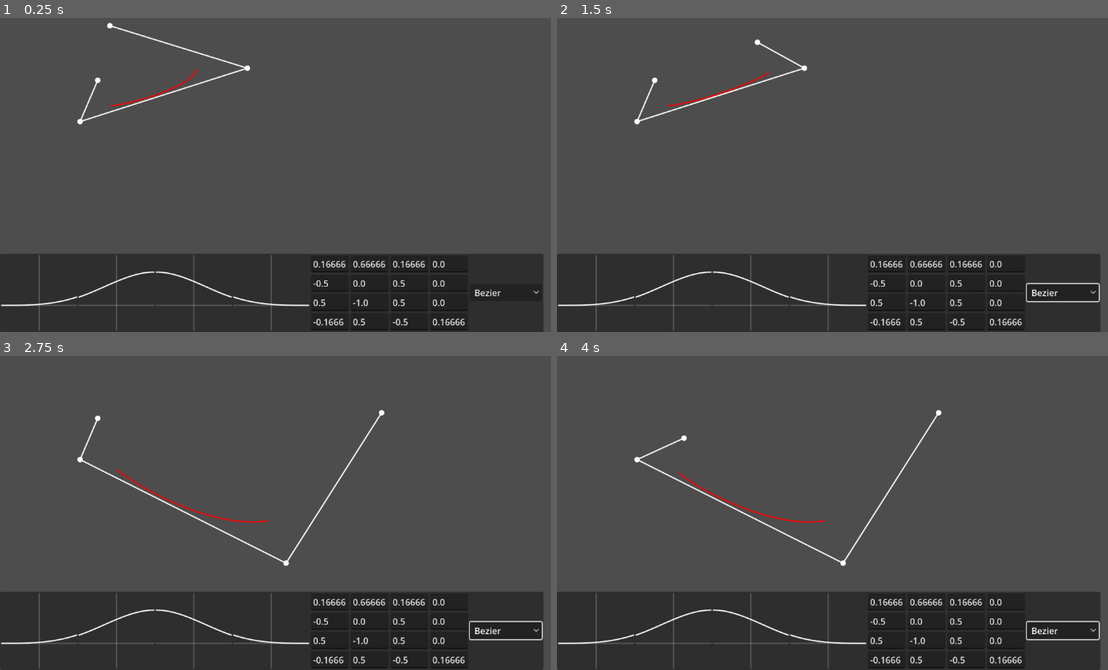
Above: before the commit, frames 1-4 (two rows, left to right).
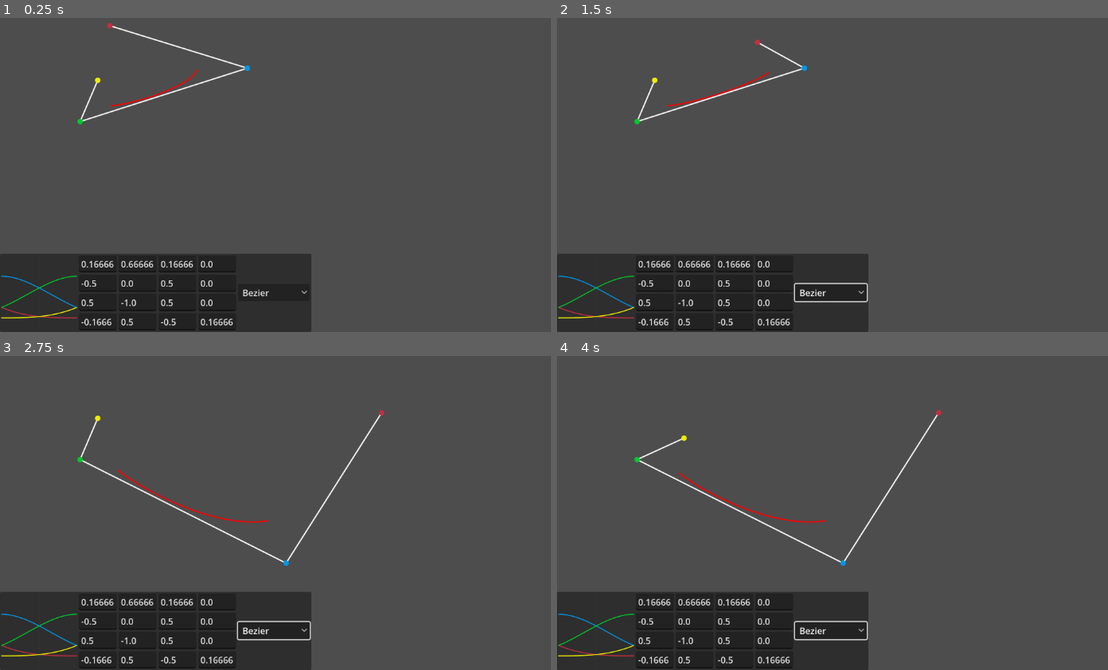
Above: after the commit, the same moments.

Repository: sockeye-d/spline-editor
Game: Godot game, scene res://node.tscn
Same seed, same stepped clock (60 frames per second), same inputs: the game is played once before the commit and once after it.
Inputs (mouse positions are in pixels of both pictures, inside the frame that each line leads up to):
- Up to frame 1 (0.25 s): no input
- Up to frame 2 (1.5 s): click "Bezier" at 0.5 s; tap Enter at 1.25 s; drag from (667, 24) to (937, 74) at 1.27 s
- Up to frame 3 (2.75 s): tap Space at 2 s; drag from (247, 406) to (286, 563) at 2.02 s
- Up to frame 4 (4 s): tap Enter at 2.75 s; move the mouse to (639, 459) at 2.77 s; hold Right (ui_right) 2.78-3.5 s; click (639, 459) at 2.92 s; tap Space at 3.5 s; drag from (656, 418) to (683, 437) at 3.52 s

The runs differ from the first frame. In frame 1, 12% of the frame differs, in the area x 0-99%, y 1-100%; in frame 2, 12%, in the area x 0-99%, y 6-100%; in frame 3, 12%; in frame 4, 12%.

Commit message:
Added spline interpolating and defaults and stuff

Diff:
--- a/drag_container.gd
+++ b/drag_container.gd
@@ -1,5 +1,5 @@
 @tool
-class_name DragContainer extends Container
+class_name DragContainer extends SimpleContainer
 
 
 signal dragged
@@ -28,27 +28,5 @@
 			dragged.emit()
 
 
-func _notification(what: int) -> void:
-	if what == NOTIFICATION_SORT_CHILDREN:
-		var r := get_rect()
-		for _child in get_children():
-			if _child is not Control:
-				continue
-			var child := _child as Control
-
-			fit_child_in_rect(child, Rect2(Vector2.ZERO, size))
-
-
-func _get_minimum_size() -> Vector2:
-	var minsize := Vector2.ZERO
-	for _child in get_children():
-		if _child is not Control:
-			continue
-		var child := _child as Control
-
-		minsize = minsize.max(child.get_combined_minimum_size())
-	return minsize
-
-
 func get_center_position() -> Vector2:
 	return position + size * 0.5
--- a/graph.gd
+++ b/graph.gd
@@ -38,9 +38,10 @@
 
 
 func _draw() -> void:
-	var center := Vector2(0.5 * size.x, remap(0.0, min_y, max_y, size.y, 0.0))
-	draw_line(Vector2(0.0, center.y), Vector2(size.x, center.y), center_color, center_thickness, true)
-	draw_line(Vector2(center.x, 0.0), Vector2(center.x, size.y), center_color, center_thickness, true)
+	if draw_center:
+		var center := Vector2(0.5 * size.x, remap(0.0, min_y, max_y, size.y, 0.0))
+		draw_line(Vector2(0.0, center.y), Vector2(size.x, center.y), center_color, center_thickness, true)
+		draw_line(Vector2(center.x, 0.0), Vector2(center.x, size.y), center_color, center_thickness, true)
 	var points_scaled: PackedVector2Array
 	points_scaled.resize(points.size())
 	for i in points.size():
--- a/matrix.gd
+++ b/matrix.gd
@@ -1,29 +1,8 @@
 @tool
-class_name Matrix extends Resource
-
-
-@export_range(1, 4, 1, "or_greater") var width: int:
-	set(value):
-		if value < 1:
-			value = 1
-		width = value
-		resize(width, height)
-		notify_property_list_changed()
-@export_range(1, 4, 1, "or_greater") var height: int:
-	set(value):
-		if value < 1:
-			value = 1
-		height = value
-		resize(width, height)
-		notify_property_list_changed()
-
-
-@export var data: Array[PackedFloat64Array]:
-	set(value):
-		data = value
-		if not is_balanced():
-			balance()
-			notify_property_list_changed()
+class_name Matrix
+
+
+var data: Array[PackedFloat64Array]
 
 
 func getxy(x: int, y: int) -> float:
@@ -40,7 +19,6 @@
 
 func setxy(x: int, y: int, value: float) -> void:
 	data[y][x] = value
-	emit_changed()
 
 
 func seti(i: int, value: float) -> void:
@@ -49,7 +27,6 @@
 
 func setv(v: Vector2i, value: float) -> void:
 	setxy(v.x, v.y, value)
-	emit_changed()
 
 
 func transposed() -> Matrix:
@@ -120,7 +97,6 @@
 	for y in get_height():
 		for x in get_width():
 			setxy(x, y, fn.call(x, y))
-	emit_changed()
 
 
 func get_row(row: int) -> PackedFloat64Array:
@@ -146,11 +122,10 @@
 	for row in data:
 		row.resize(new_width)
 
-	emit_changed()
 
 
 func resized(new_width: int, new_height: int) -> Matrix:
-	var m := duplicate()
+	var m := Matrix.new()
 	m.resize(new_width, new_height)
 
 	return m
@@ -171,14 +146,41 @@
 	return true
 
 
+func get_array() -> PackedFloat64Array:
+	var arr: PackedFloat64Array
+	arr.resize(get_width() * get_height())
+	for i in arr.size():
+		arr[i] = geti(i)
+	return arr
+
+
+func lerp_weights(to_matrix: Matrix, weight: float) -> Matrix:
+	assert(get_size() == to_matrix.get_size())
+	return Matrix.from_fn(
+		get_width(),
+		get_height(),
+		func(x: int, y: int) -> float:
+			return lerpf(getxy(x, y), to_matrix.getxy(x, y), weight)
+	)
+
+
+func lerp_weights_multi(to_matrix: Matrix, weight: Matrix) -> Matrix:
+	assert(get_size() == to_matrix.get_size() and get_size() == weight.get_size())
+	return Matrix.from_fn(
+		get_width(),
+		get_height(),
+		func(x: int, y: int) -> float:
+			return lerpf(getxy(x, y), to_matrix.getxy(x, y), weight.getxy(x, y))
+	)
+
+
 static func from_sizev(size: Vector2i) -> Matrix:
 	return Matrix.from_size(size.x, size.y)
 
 
 static func from_size(width: int, height: int) -> Matrix:
 	var m := Matrix.new()
-	m.width = width
-	m.height = height
+	m.resize(width, height)
 
 	return m
 
@@ -189,3 +191,19 @@
 		assert(row.size() == data[0].size(), "All rows must be the same size")
 	m.data = data
 	return m
+
+
+static func from_array(array: PackedFloat64Array, width: int) -> Matrix:
+	# maybe not necessary since unfilled cells can remain 0.0
+	assert(array.size() % width == 0, "Array size must be multiple of width")
+
+	var m := Matrix.from_size(width, array.size() / width)
+	for i in array.size():
+		m.seti(i, array[i])
+	return m
+
+
+static func from_fn(width: int, height: int, fn: Callable) -> Matrix:
+	var m := Matrix.from_size(width, height)
+	m.set_all(fn)
+	return m
--- a/matrix_edit.gd
+++ b/matrix_edit.gd
@@ -5,47 +5,59 @@
 signal matrix_changed
 
 
+@export var matrix_width: int:
+	set(value):
+		matrix_width = value
+		_regenerate_edits()
+@export var matrix_height: int:
+	set(value):
+		matrix_height = value
+		_regenerate_edits()
+@export var editable: bool = true:
+	set(value):
+		editable = value
+		for edit in edits:
+			edit.editable = editable
+
+
 var edits: Array[MatrixLineEdit]
 
 
-## please don't modify 🥺
-var matrix: Matrix
+var _data: PackedFloat64Array
 
 
 func _ready() -> void:
-	matrix = Matrix.new()
-	matrix.width = 4
-	matrix.height = 4
-	matrix.data = \
-	#[
-		#[ 1,  0,  0,  0],
-		#[-3,  3,  0,  0],
-		#[ 3, -6,  3,  0],
-		#[-1,  3, -3,  1],
-	#]
+	var matrix := Matrix.from_data(
+	##[
+		##[ 1,  0,  0,  0],
+		##[-3,  3,  0,  0],
+		##[ 3, -6,  3,  0],
+		##[-1,  3, -3,  1],
+	##]
 	[
 		[ 1 / 6.0,  4 / 6.0,  1 / 6.0,  0 / 6.0],
 		[-3 / 6.0,  0 / 6.0,  3 / 6.0,  0 / 6.0],
 		[ 3 / 6.0, -6 / 6.0,  3 / 6.0,  0 / 6.0],
 		[-1 / 6.0,  3 / 6.0, -3 / 6.0,  1 / 6.0],
-	]
-	matrix.changed.connect(_on_matrix_changed)
+	])
 
-	_regenerate_edits()
+	set_matrix(matrix)
+	#matrix_changed.emit()
 
 
 func _regenerate_edits() -> void:
-	columns = matrix.width
+	var length := matrix_width * matrix_height
+	columns = matrix_width
 	for edit in edits:
+		remove_child(edit)
 		edit.queue_free()
-	edits.resize(matrix.width * matrix.height)
-	for i in matrix.width * matrix.height:
+	edits.resize(length)
+	_data.resize(length)
+	for i in length:
 		edits[i] = MatrixLineEdit.new()
 		edits[i].gui_input.connect(_on_child_edit_gui_input.bind(edits[i]))
 		edits[i].changed.connect(func(new_value: float):
-			matrix.set_block_signals(true)
-			matrix.seti(i, new_value)
-			matrix.set_block_signals(false)
+			_data[i] = new_value
 			matrix_changed.emit()
 		)
 		add_child(edits[i])
@@ -54,7 +66,7 @@
 
 func _update_edits() -> void:
 	for i in edits.size():
-		edits[i].text = str(matrix.geti(i))
+		edits[i].text = str(_data[i])
 
 
 func _on_child_edit_gui_input(event: InputEvent, child: MatrixLineEdit) -> void:
@@ -81,8 +93,18 @@
 	edits[child_i].edit.call_deferred()
 
 
-func _on_matrix_changed() -> void:
-	if matrix.get_width() != columns or matrix.get_height() != get_child_count() / columns:
-		_regenerate_edits()
+func set_matrix(new_matrix: Matrix) -> void:
+	_data = new_matrix.get_array()
+
+	if new_matrix.get_width() != matrix_width or new_matrix.get_height() != matrix_height:
+		# these will regenerate the edits
+		matrix_width = new_matrix.get_width()
+		matrix_height = new_matrix.get_height()
 	else:
 		_update_edits()
+
+	matrix_changed.emit()
+
+
+func get_matrix() -> Matrix:
+	return Matrix.from_array(_data, matrix_width)
--- a/matrix_line_edit.gd
+++ b/matrix_line_edit.gd
@@ -5,6 +5,7 @@
 
 
 func _init() -> void:
+	expand_to_text_length = false
 	text_submitted.connect(_on_text_submitted)
 
 
--- a/node.gd
+++ b/node.gd
@@ -1,4 +1,37 @@
 extends Control
+
+
+var spline_matrices: Array[Matrix] = [
+	# bezier
+	Matrix.from_data([
+		[ 1,  0,  0,  0],
+		[-3,  3,  0,  0],
+		[ 3, -6,  3,  0],
+		[-1,  3, -3,  1],
+	]),
+	# hermite
+	Matrix.from_data([
+		[ 1,  0,  0,  0],
+		[ 0,  1,  0,  0],
+		[-3, -2,  3, -1],
+		[ 2,  1, -2,  1],
+	]),
+	# catmull-rom
+	Matrix.from_data([
+		[ 0,  2,  0,  0],
+		[-1,  0,  1,  0],
+		[ 2, -5,  4, -1],
+		[-1,  3, -3,  1],
+	]).fmul(0.5),
+	# b-spline
+	Matrix.from_data([
+		[ 1,  4,  1,  0],
+		[-3,  0,  3,  0],
+		[ 3, -6,  3,  0],
+		[-1,  3, -3,  1],
+	]).fmul(1.0 / 6.0),
+
+]
 
 
 @onready var matrix_edit: MatrixEdit = %MatrixEdit
@@ -11,12 +44,15 @@
 
 
 var drags: Array[DragContainer]
+var matrix: Matrix
 
 
 func _ready() -> void:
 	drags.assign(get_children().filter(func(e): return e is DragContainer))
 	for drag in drags:
 		drag.dragged.connect(queue_redraw)
+	matrix_edit.matrix_changed.connect(func(): matrix = matrix_edit.get_matrix())
+	matrix = matrix_edit.get_matrix()
 
 
 func _draw() -> void:
@@ -54,12 +90,12 @@
 		])
 
 
-		var coeff := t_matrix.matmul(matrix_edit.matrix)
+		var coeff := t_matrix.matmul(matrix)
 		var x := coeff.matmul(point_matrix_x).value()
 		var y := coeff.matmul(point_matrix_y).value()
 
 		for j in graphs.size():
-			graphs[-1-j].points[i] = coeff.getxy(j, 0)
+			graphs[j].points[i] = coeff.getxy(j, 0)
 
 		points[i] = Vector2(x, y)
 
@@ -80,3 +116,33 @@
 
 func _on_matrix_edit_matrix_changed() -> void:
 	queue_redraw()
+
+
+func _on_option_button_item_selected(index: int) -> void:
+	var current_matrix := matrix_edit.get_matrix()
+	var new_matrix := spline_matrices[index]
+	var lerp_matrix := current_matrix
+	#var t := create_tween()
+	var update_matrix := func(): matrix_edit.set_matrix(lerp_matrix)
+	#t.tween_callback(func(): matrix_edit.editable = false)
+	#t.tween_method(
+		#func(t: float) -> void:
+			#var lerp_mat := current_matrix.lerp_weights(new_matrix, t)
+			#matrix_edit.set_matrix(lerp_mat),
+		#0.0,
+		#1.0,
+		#1.0
+	#).set_ease(Tween.EASE_OUT).set_trans(Tween.TRANS_BOUNCE)
+	#t.tween_callback(func(): matrix_edit.editable = true)
+	#matrix_edit.set_matrix(spline_matrices[index].duplicated())
+	for x in current_matrix.get_width():
+		for y in current_matrix.get_height():
+			var t := create_tween()
+			t.tween_method(
+				func(t: float) -> void:
+					lerp_matrix.setxy(x, y, t)
+					update_matrix.call_deferred(),
+				current_matrix.getxy(x, y),
+				new_matrix.getxy(x, y),
+				0.5
+			).set_ease(Tween.EASE_OUT).set_trans(Tween.TRANS_QUART)
--- a/node.tscn
+++ b/node.tscn
@@ -1,8 +1,9 @@
-[gd_scene load_steps=7 format=3 uid="uid://vkd4ofrjc7o"]
+[gd_scene load_steps=8 format=3 uid="uid://vkd4ofrjc7o"]
 
 [ext_resource type="Script" uid="uid://0blrnwy5d3mj" path="res://node.gd" id="1_sy5k4"]
 [ext_resource type="Script" uid="uid://07k4agyxrdys" path="res://drag_container.gd" id="2_j2q8x"]
 [ext_resource type="Script" uid="uid://jy43b70j4idf" path="res://matrix_edit.gd" id="3_112p8"]
+[ext_resource type="Script" uid="uid://d7tv33lxbt8l" path="res://simple_container.gd" id="3_bss38"]
 [ext_resource type="Script" uid="uid://bxss5a6vy6401" path="res://graph.gd" id="4_e2u21"]
 
 [sub_resource type="Gradient" id="Gradient_j2q8x"]
@@ -35,6 +36,7 @@
 script = ExtResource("2_j2q8x")
 
 [node name="Icon" type="TextureRect" parent="DragContainer"]
+modulate = Color(0.761828, 0.187479, 0.254442, 1)
 layout_mode = 2
 texture = SubResource("GradientTexture2D_112p8")
 
@@ -48,6 +50,7 @@
 script = ExtResource("2_j2q8x")
 
 [node name="Icon" type="TextureRect" parent="DragContainer2"]
+modulate = Color(0, 0.590801, 0.910669, 1)
 layout_mode = 2
 texture = SubResource("GradientTexture2D_112p8")
 
@@ -61,6 +64,7 @@
 script = ExtResource("2_j2q8x")
 
 [node name="Icon" type="TextureRect" parent="DragContainer3"]
+modulate = Color(3.65794e-06, 0.78651, 0.167808, 1)
 layout_mode = 2
 texture = SubResource("GradientTexture2D_112p8")
 
@@ -74,6 +78,7 @@
 script = ExtResource("2_j2q8x")
 
 [node name="Icon" type="TextureRect" parent="DragContainer4"]
+modulate = Color(0.936645, 0.933469, 0, 1)
 layout_mode = 2
 texture = SubResource("GradientTexture2D_112p8")
 
@@ -87,35 +92,63 @@
 [node name="HBoxContainer" type="HBoxContainer" parent="PanelContainer"]
 layout_mode = 2
 
-[node name="Graph0" type="Control" parent="PanelContainer/HBoxContainer"]
+[node name="SimpleContainer" type="Container" parent="PanelContainer/HBoxContainer"]
+layout_mode = 2
+script = ExtResource("3_bss38")
+metadata/_custom_type_script = ExtResource("3_bss38")
+
+[node name="Graph0" type="Control" parent="PanelContainer/HBoxContainer/SimpleContainer"]
 unique_name_in_owner = true
 layout_mode = 2
 size_flags_horizontal = 4
 script = ExtResource("4_e2u21")
+min_y = -0.2
+draw_center = true
+graph_color = Color(0.761828, 0.187479, 0.254442, 1)
+center_color = Color(1, 1, 1, 0.027451)
+graph_thickness = 0.75
+center_thickness = 0.5
 
-[node name="Graph1" type="Control" parent="PanelContainer/HBoxContainer"]
+[node name="Graph1" type="Control" parent="PanelContainer/HBoxContainer/SimpleContainer"]
 unique_name_in_owner = true
 layout_mode = 2
 size_flags_horizontal = 4
 script = ExtResource("4_e2u21")
+min_y = -0.2
+graph_color = Color(0, 0.590801, 0.910669, 1)
+center_color = Color(1, 1, 1, 0.027451)
+graph_thickness = 0.75
+center_thickness = 0.5
 
-[node name="Graph2" type="Control" parent="PanelContainer/HBoxContainer"]
+[node name="Graph2" type="Control" parent="PanelContainer/HBoxContainer/SimpleContainer"]
 unique_name_in_owner = true
 layout_mode = 2
 size_flags_horizontal = 4
 script = ExtResource("4_e2u21")
+min_y = -0.2
+graph_color = Color(3.65794e-06, 0.78651, 0.167808, 1)
+center_color = Color(1, 1, 1, 0.027451)
+graph_thickness = 0.75
+center_thickness = 0.5
 
-[node name="Graph3" type="Control" parent="PanelContainer/HBoxContainer"]
+[node name="Graph3" type="Control" parent="PanelContainer/HBoxContainer/SimpleContainer"]
 unique_name_in_owner = true
 layout_mode = 2
 size_flags_horizontal = 4
 script = ExtResource("4_e2u21")
+min_y = -0.2
+graph_color = Color(0.936645, 0.933469, 0, 1)
+center_color = Color(1, 1, 1, 0.027451)
+graph_thickness = 0.75
+center_thickness = 0.5
 
 [node name="MatrixEdit" type="GridContainer" parent="PanelContainer/HBoxContainer"]
 unique_name_in_owner = true
 layout_mode = 2
 columns = 4
 script = ExtResource("3_112p8")
+matrix_width = 4
+matrix_height = 4
 
 [node name="OptionButton" type="OptionButton" parent="PanelContainer/HBoxContainer"]
 layout_mode = 2
@@ -133,3 +166,4 @@
 popup/item_3/id = 3
 
 [connection signal="matrix_changed" from="PanelContainer/HBoxContainer/MatrixEdit" to="." method="_on_matrix_edit_matrix_changed"]
+[connection signal="item_selected" from="PanelContainer/HBoxContainer/OptionButton" to="." method="_on_option_button_item_selected"]
--- a/project.godot
+++ b/project.godot
@@ -21,3 +21,8 @@
 [gui]
 
 theme/custom="uid://db03l04w48pmq"
+
+[rendering]
+
+renderer/rendering_method="gl_compatibility"
+renderer/rendering_method.mobile="gl_compatibility"
--- /dev/null
+++ b/simple_container.gd
@@ -0,0 +1,24 @@
+@tool
+class_name SimpleContainer extends Container
+
+
+func _notification(what: int) -> void:
+	if what == NOTIFICATION_SORT_CHILDREN:
+		var r := get_rect()
+		for _child in get_children():
+			if _child is not Control:
+				continue
+			var child := _child as Control
+
+			fit_child_in_rect(child, Rect2(Vector2.ZERO, size))
+
+
+func _get_minimum_size() -> Vector2:
+	var minsize := Vector2.ZERO
+	for _child in get_children():
+		if _child is not Control:
+			continue
+		var child := _child as Control
+
+		minsize = minsize.max(child.get_combined_minimum_size())
+	return minsize
Not shown, added: simple_container.gd.uid
Not shown, changed: todo.md
